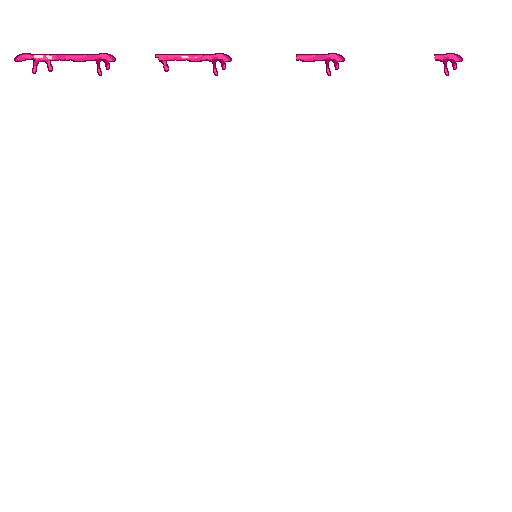
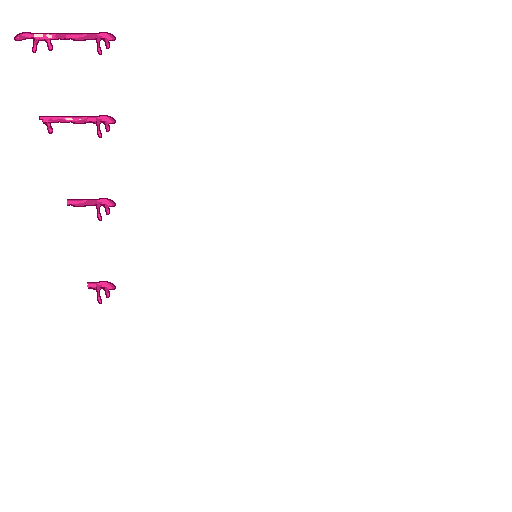
Before/after of a 512 x 512 layered artwork. What changed in the layer stack:
painted on "qtr jam" over [87, 53, 463, 304]
moved "half jam" above "34 jam", painted on it over [67, 53, 345, 221]
painted on "34 jam" over [39, 53, 232, 138]
painted on "jam full" over [14, 32, 116, 76]
